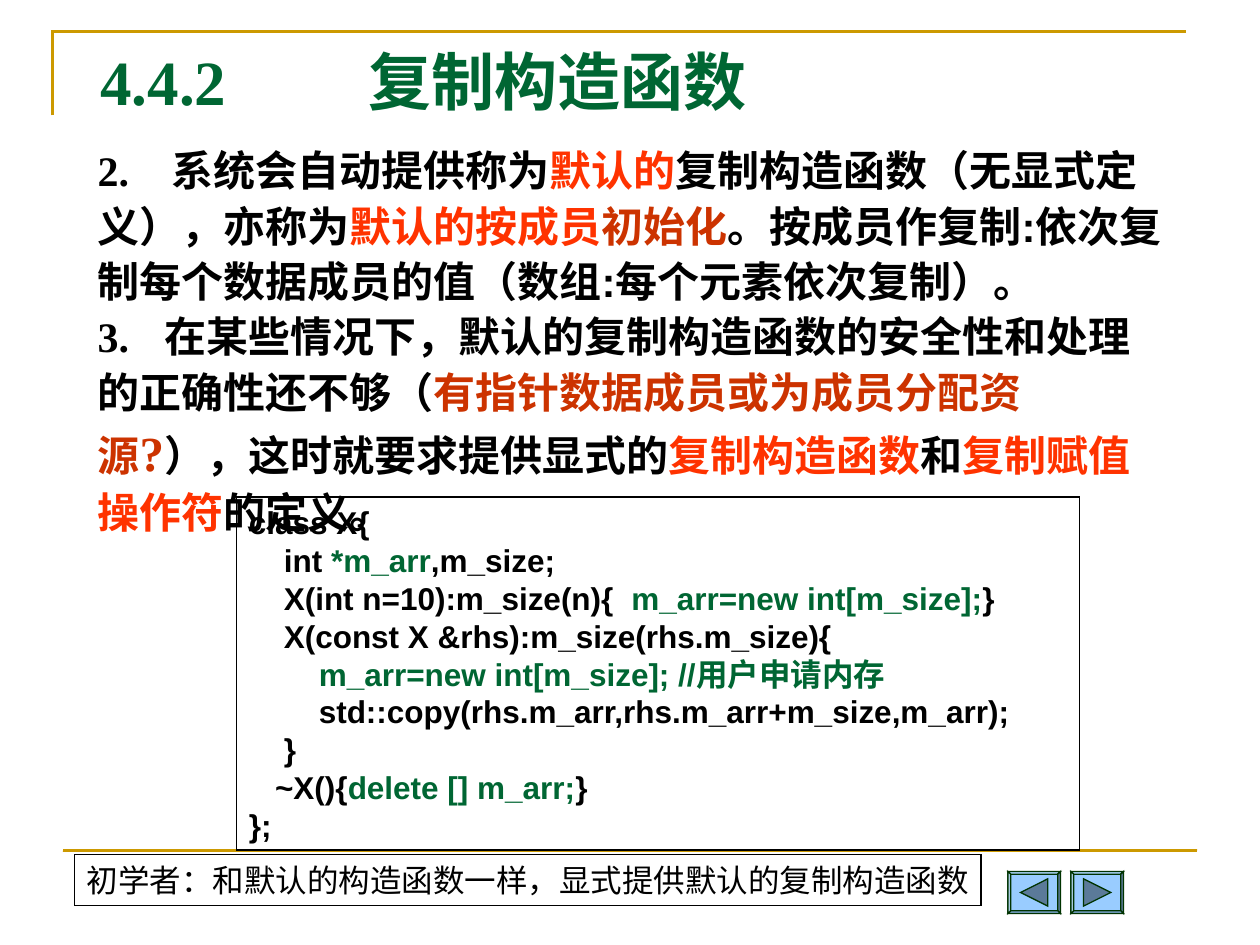
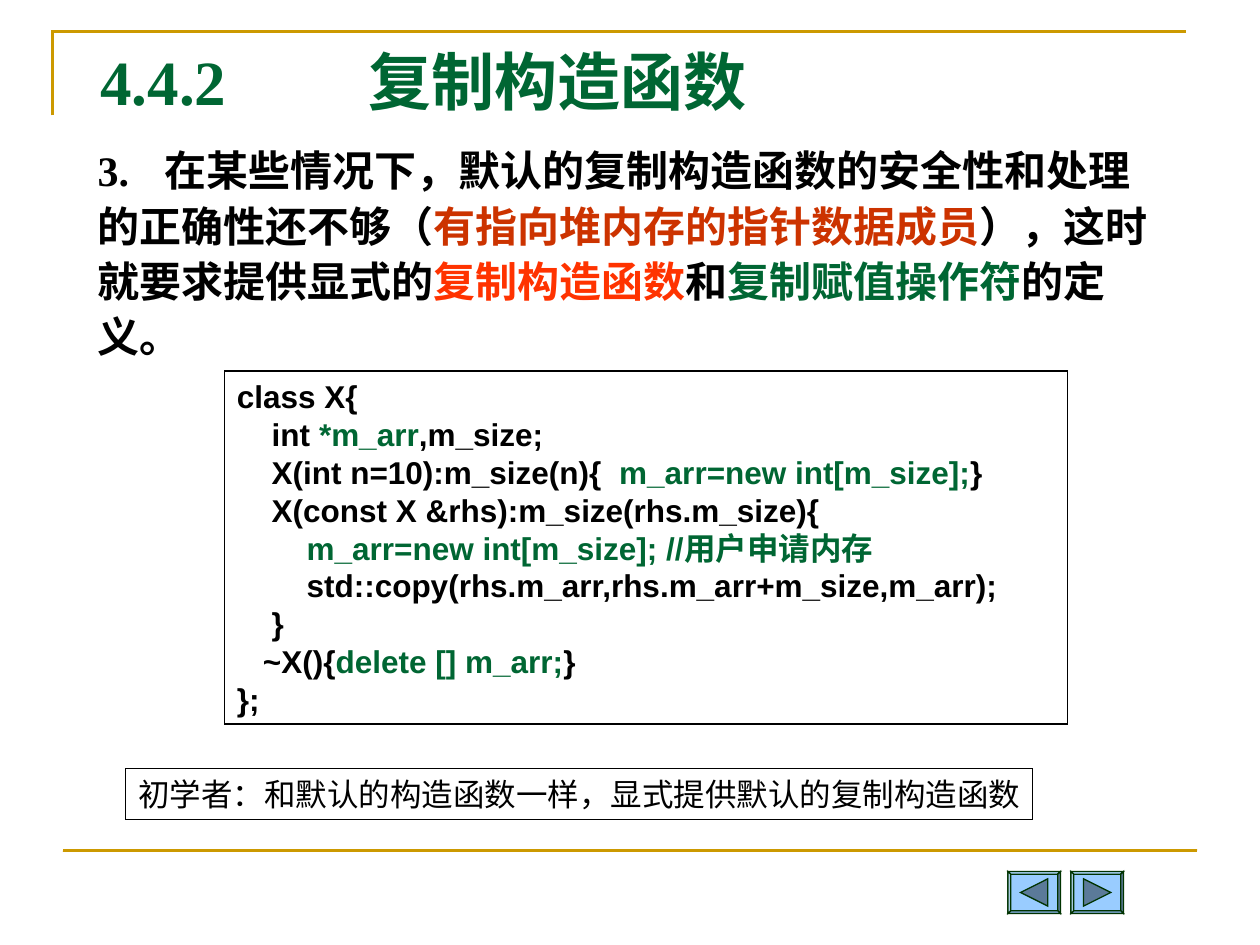
Before and after one commit to Changhe160/Changhe160.github.io, a slide deck: slide 39 of teachingRes/Cplusplus/unit04类与对象.ppt (slide 38 before the commit). Drawn at 1260x945 pixels with LibreOffice and Linux fonts; fonts in the diff are those of the drawing. Boxes give left, top, right and bottom in pixels: in the first picture for what was removed or moved away, otherwise in the second. Text is boxed around its words. In the diff, an @@ line names an element or a change of style, - is before the commit and + after.

```diff
--- a/teachingRes/Cplusplus/unit04类与对象.ppt
+++ b/teachingRes/Cplusplus/unit04类与对象.ppt
@@ text at <box>98,150,1148,356</box>: text changed @@
-2. 系统会自动提供称为默认的复制构造函数（无显式定义），亦称为默认的按成员初始化。按成员作复制:依次复制每个数据成员的值（数组:每个元素依次复制）。
-3. 在某些情况下，默认的复制构造函数的安全性和处理的正确性还不够（有指针数据成员或为成员分配资源?），这时就要求提供显式的复制构造函数和复制赋值操作符的定义。
+3. 在某些情况下，默认的复制构造函数的安全性和处理的正确性还不够（有指向堆内存的指针数据成员），这时就要求提供显式的复制构造函数和复制赋值操作符的定义。
@@ rectangle "class X{": place and size @@
-rectangle "class X{" at <box>237,496,1080,849</box>
+rectangle "class X{" at <box>224,370,1067,723</box>
@@ rectangle "初学者：和默认的构造函数一样，显式提供默认的复制构造函数": place and size @@
-rectangle "初学者：和默认的构造函数一样，显式提供默认的复制构造函数" at <box>74,854,982,905</box>
+rectangle "初学者：和默认的构造函数一样，显式提供默认的复制构造函数" at <box>126,769,1033,819</box>
```
Also in this commit, not shown: 12 other slides changed, 1 slide added.
